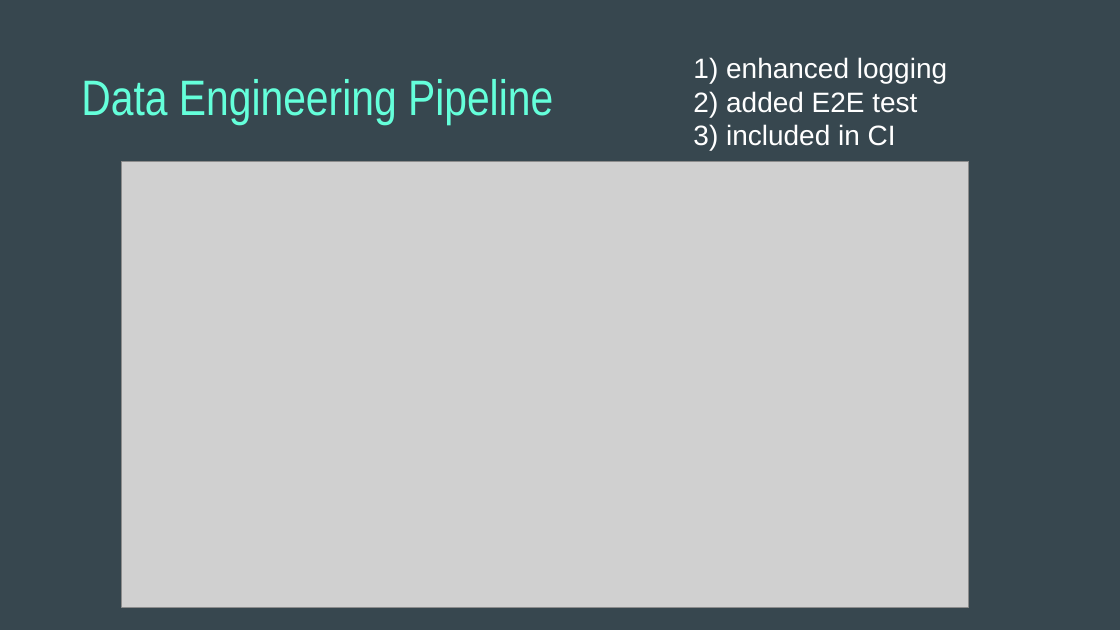
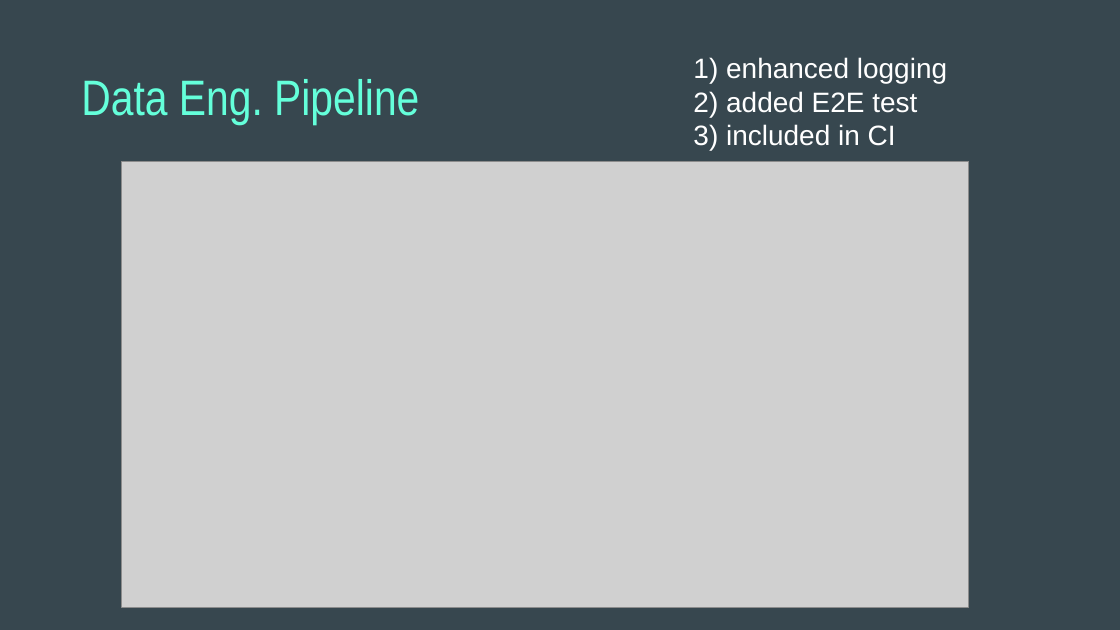
Before and after one commit to wgong/code2cloud, a slide deck: slide 3 of docs/code2cloud.pptx. Drawn at 1120x630 pixels with LibreOffice and Linux fonts; fonts in the diff are those of the drawing; grey boxes stand for pictures. Boxes give left, top, right and bottom in pixels: in the first picture for what was removed or moved away, otherwise in the second. Text is boxed around its words. In the diff, an @@ line names an element or a change of style, - is before the commit and + after.

```diff
--- a/docs/code2cloud.pptx
+++ b/docs/code2cloud.pptx
@@ title at (81,79,419,125): text changed @@
-Data Engineering Pipeline
+Data Eng. Pipeline
```
Also in this commit, not shown: 8 other slides changed, 2 slides added, 1 other file.
